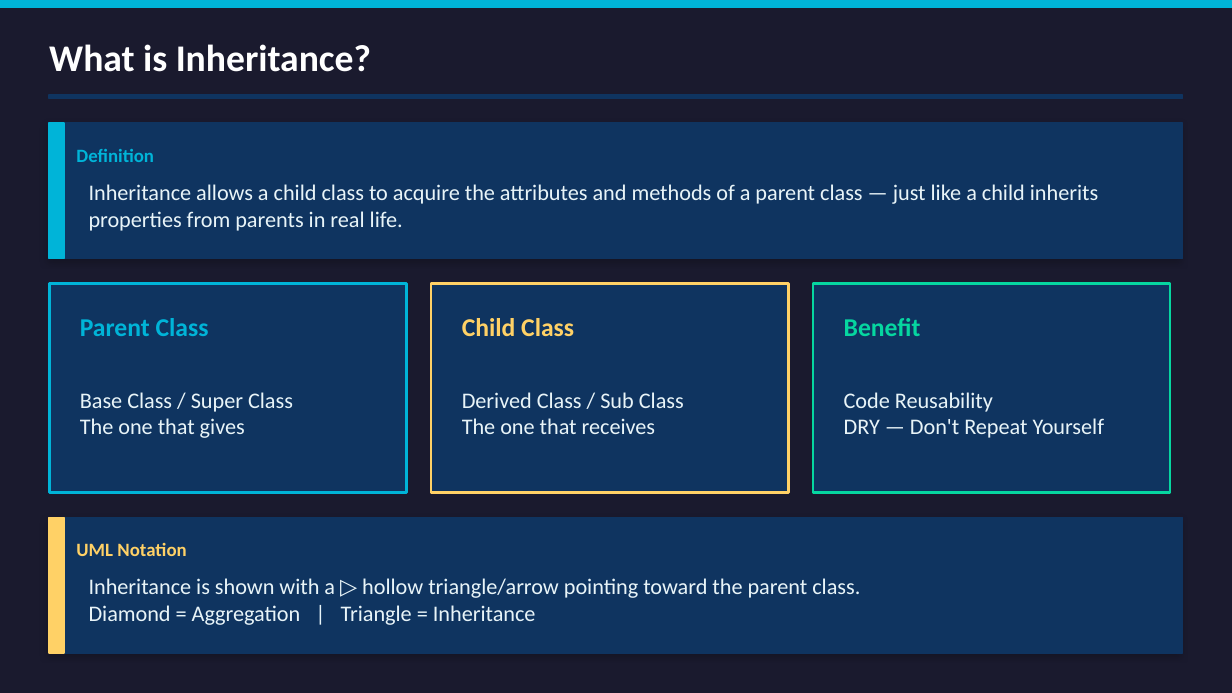
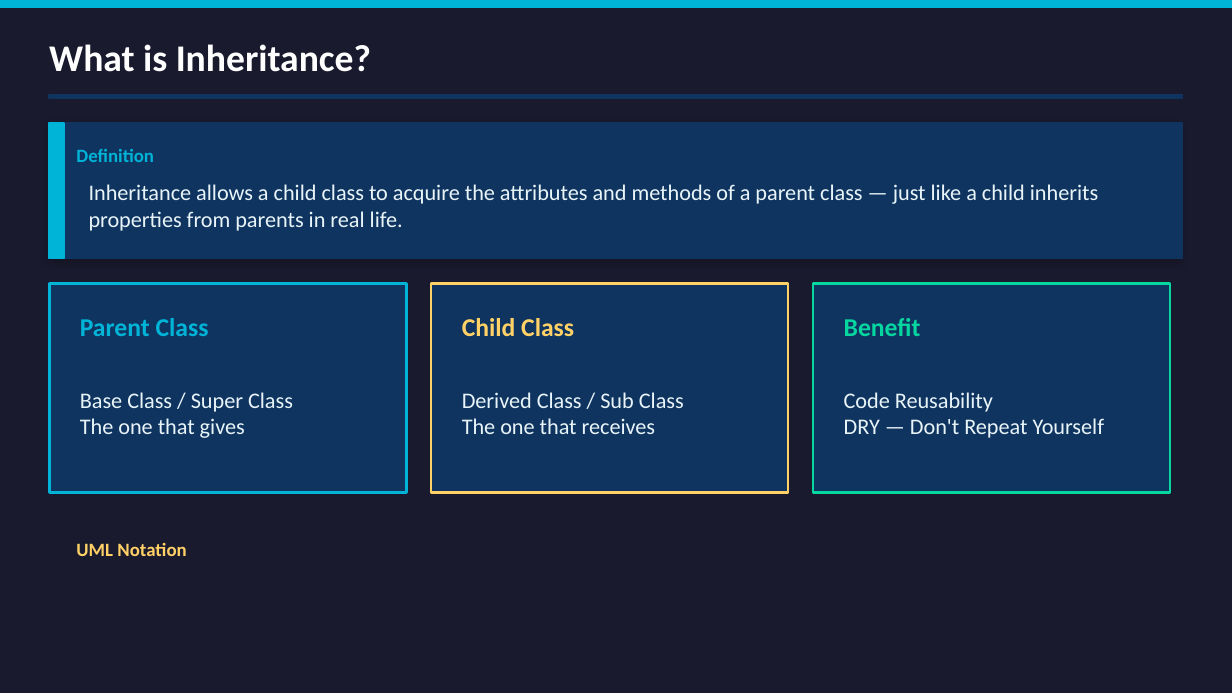
Before and after one commit to Prashant6306/Python_Topics, a slide deck: slide 8 of 14.class_and_objects/OOP_Part3_PPT1.pptx (slide 9 before the commit). Drawn at 1232x693 pixels with LibreOffice and Linux fonts; fonts in the diff are those of the drawing. Boxes give left, top, right and bottom in pixels: in the first picture for what was removed or moved away, otherwise in the second. Text is boxed around its words. In the diff, an @@ line names an element or a change of style, - is before the commit and + after.

Commit message:
inheritance and aggregation

```diff
--- a/14.class_and_objects/OOP_Part3_PPT1.pptx
+++ b/14.class_and_objects/OOP_Part3_PPT1.pptx
@@ rectangle removed at box(49, 517, 1183, 653) @@
@@ rectangle removed at box(49, 517, 64, 653) @@
@@ text removed at box(89, 578, 860, 625) @@
-Inheritance is shown with a ▷ hollow triangle/arrow pointing toward the parent class.
-Diamond = Aggregation | Triangle = Inheritance
```
Also in this commit, not shown: 2 other slides changed, 1 slide removed, 3 other files.
